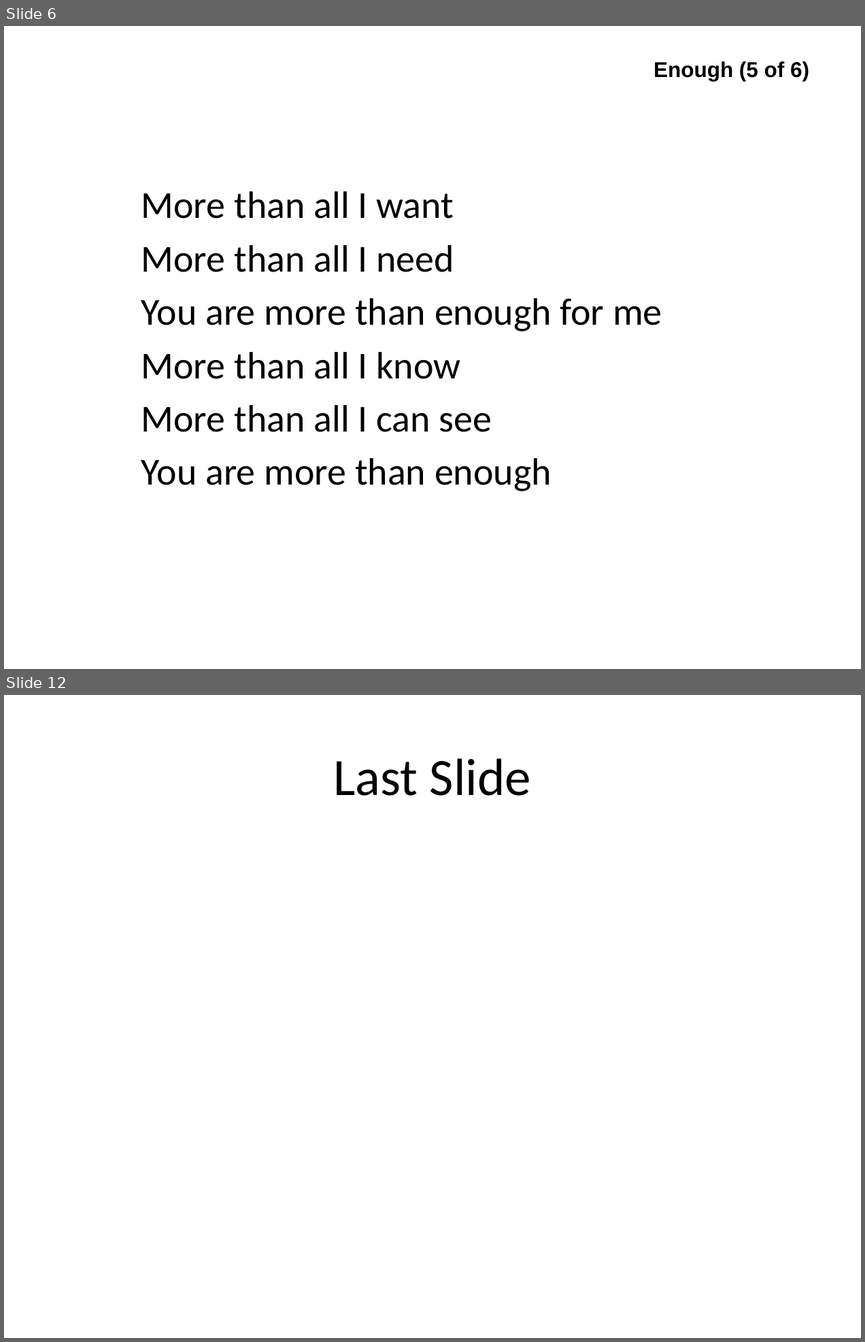
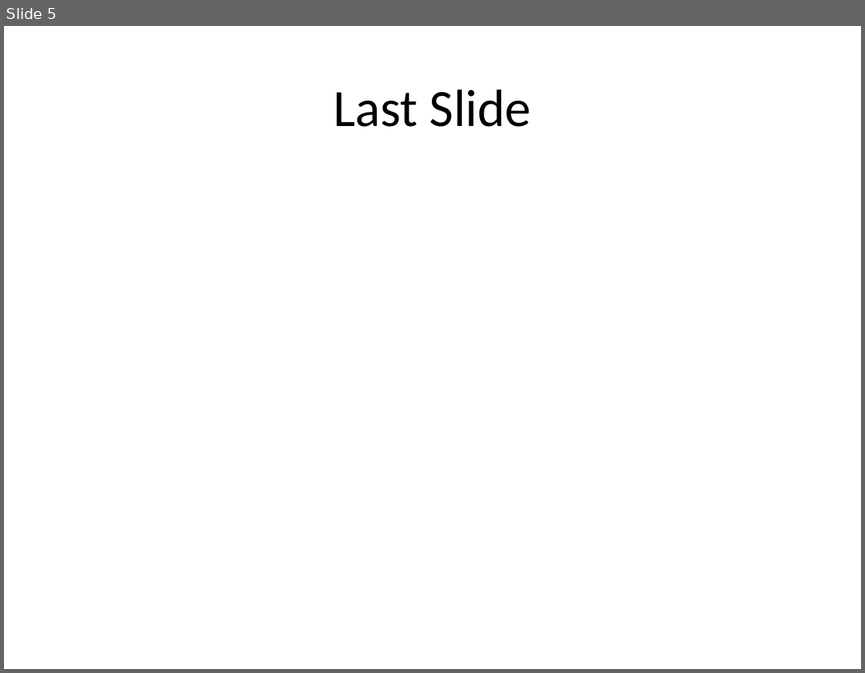
Before and after one commit to fluffybunnies/powerpoint-sundaysongs-addin, a slide deck: workspace/workspace.pptm. Shown one above the other, each under a label of ours: slides 6 and 12 before the commit, slide 5 after it; the slides between them are not shown. The pictures are 865x1342 and 865x673 pixels, drawn with LibreOffice and Linux fonts; fonts in the diff are those of the drawing. Boxes give left, top, right and bottom in pixels: in the first picture for what was removed or moved away, otherwise in the second. Text is boxed around its words. In the diff, an @@ line names an element or a change of style, - is before the commit and + after.

```diff
--- a/workspace/workspace.pptm
+++ b/workspace/workspace.pptm
@@ slide 6 removed at (4,26,861,669), background #FFFFFF @@
@@ title removed at (653,61,809,81) @@
-Enough (5 of 6)
@@ text removed at (141,191,662,491) @@
-More than all I want
-More than all I need
-You are more than enough for me
-More than all I know
-More than all I can see
-You are more than enough
@@ what was slide 12 is now slide 5 @@
```
Also in this commit, not shown: 3 slides added, 9 other slides removed, 5 other files.
